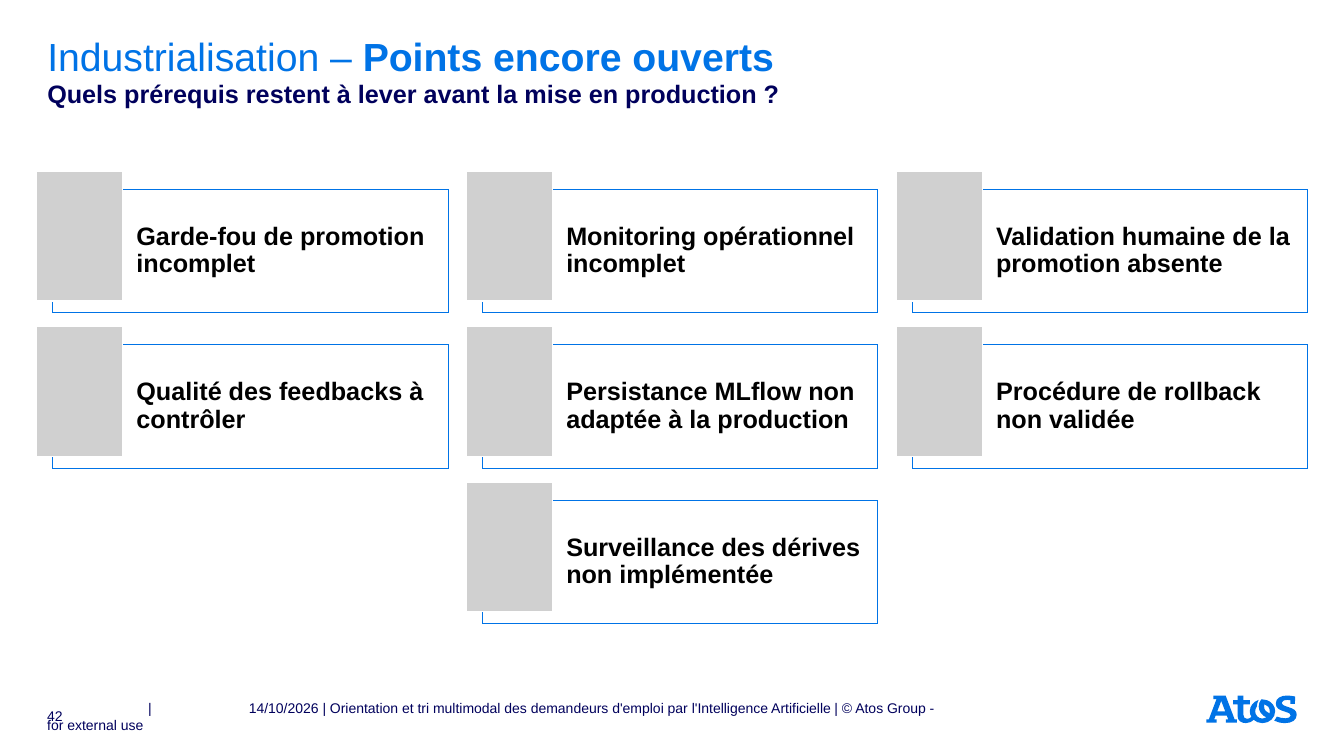
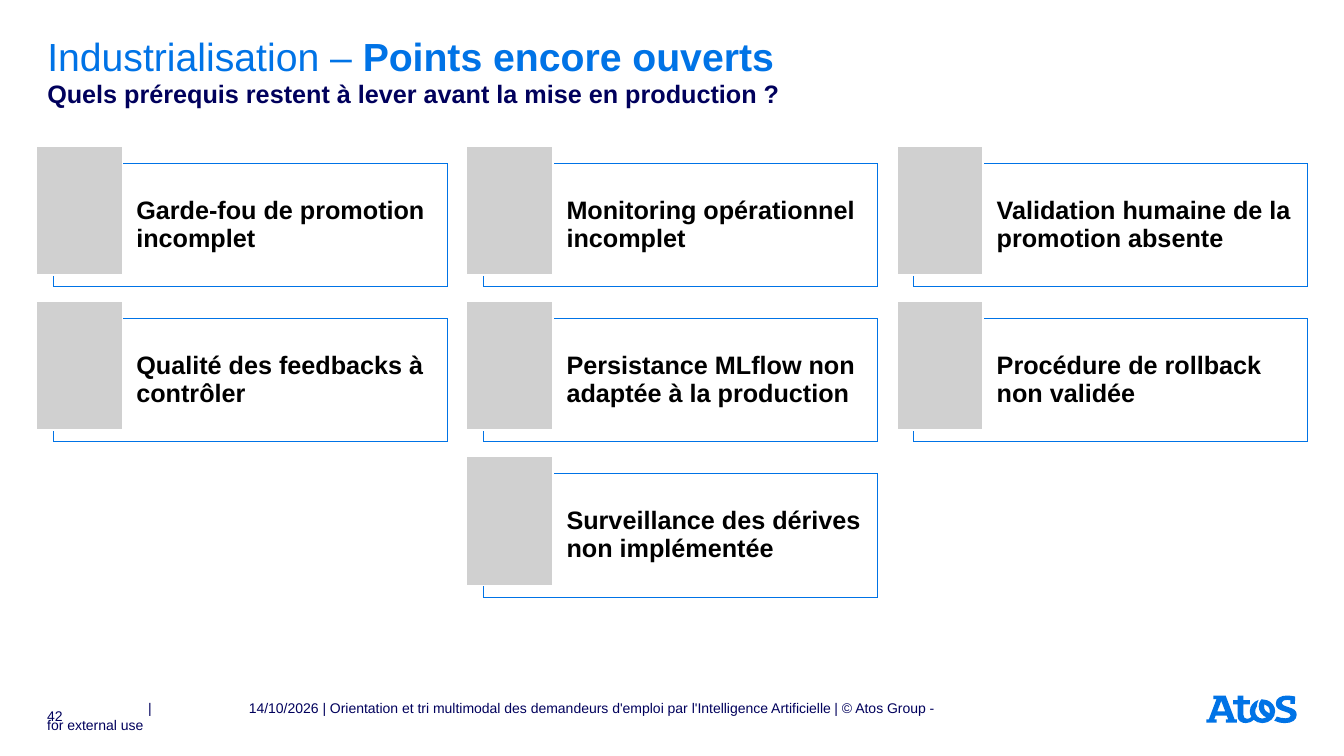
Before and after one commit to rbatos/Cas_usage_certif, a slide deck: slide 42 of presentation/Support_soutenance_certif.pptx. Drawn at 1344x756 pixels with LibreOffice and Linux fonts; fonts in the diff are those of the drawing; grey boxes stand for pictures. Boxes give left, top, right and bottom in pixels: in the first picture for what was removed or moved away, otherwise in the second. Text is boxed around its words. In the diff, an @@ line names an element or a change of style, - is before the commit and + after.

Commit message:
Docs(Presentation) support de présentation en PDF

```diff
--- a/presentation/Support_soutenance_certif.pptx
+++ b/presentation/Support_soutenance_certif.pptx
@@ 7 pictures, 7 texts, 7 rectangles: place and size @@
-7 pictures, 7 texts, 7 rectangles at (36, 171, 1308, 624)
+7 pictures, 7 texts, 7 rectangles at (36, 146, 1308, 597)
```
Also in this commit, not shown: 1 other file.
